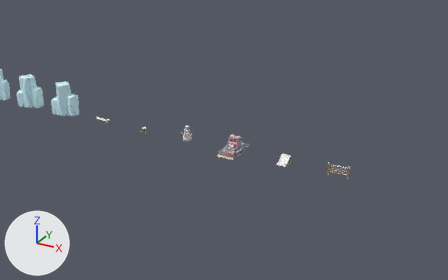
Before and after pictures for a commit that changed the glTF model assets/obstacles.glb.
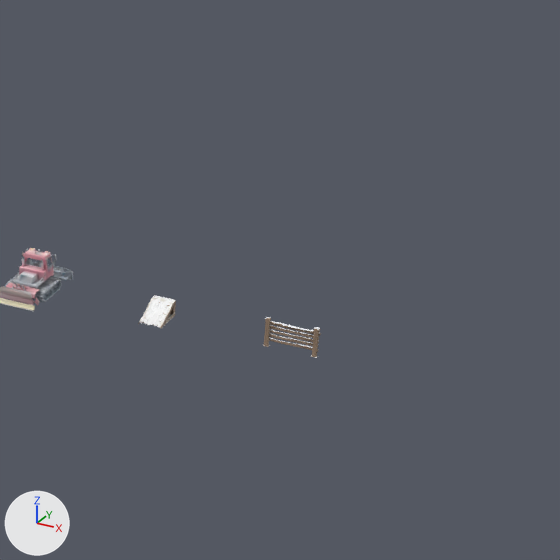
Each version appears first from a 50 mm camera at (206.6, -73.0, 38.1) aimed at (171.7, -9.5, 6.4), and next in a close-up on the part from 49% to 100% of the width and 12% to 93% of the height. The lights are fixed; the arrows at lower left show +X, +Y and +Z. The last two pictures show the newer version.

The scene before the commit, as lines of its bpy script (objects in view):
```python
me_cat = bpy.data.meshes.new('cat')
me_cat.from_pydata(...)  # 2920 vertices, 7999 faces; spans x -1.45..1.45, y -2.6..2.6, z 0.0..2.6
me_cat.materials.append(mat_defaultmaterial_021)
me_fence = bpy.data.meshes.new('fence')
me_fence.from_pydata(...)  # 894 vertices, 1800 faces; spans x -1.58..1.58, y -0.17..0.17, z 0.0..1.75
me_fence.materials.append(mat_defaultmaterial_023)
me_ramp = bpy.data.meshes.new('ramp')
me_ramp.from_pydata(...)  # 630 vertices, 1218 faces; spans x -0.74..0.74, y -1.13..1.13, z 0.0..1.0
me_ramp.materials.append(mat_defaultmaterial_022)
ob_cat = bpy.data.objects.new('cat', me_cat)
ob_cat.location = (168.0, 0.0, 0.0)
ob_fence = bpy.data.objects.new('fence', me_fence)
ob_fence.location = (184.0, 0.0, 0.0)
ob_ramp = bpy.data.objects.new('ramp', me_ramp)
ob_ramp.location = (176.0, 0.0, 0.0)
```
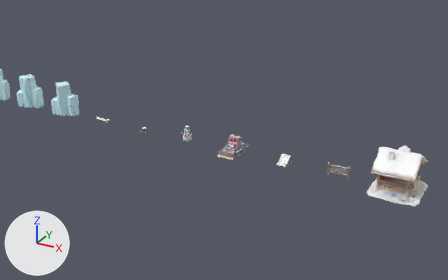
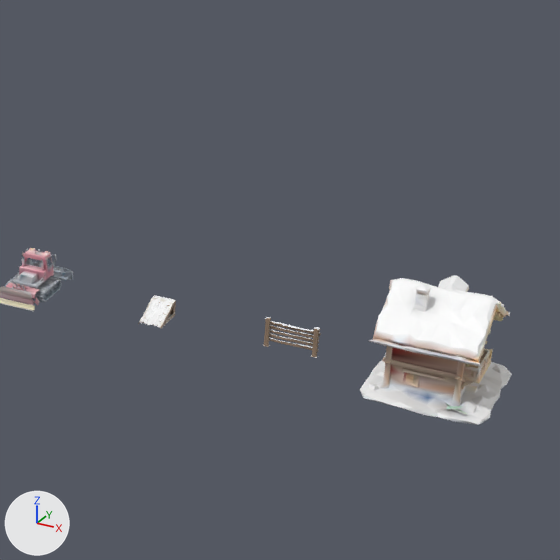
The change, as a diff of the scene's bpy script:
```diff
--- a/assets/obstacles.glb.py
+++ b/assets/obstacles.glb.py
@@ mat_defaultmaterial_024 @@
+mat_defaultmaterial_024 = bpy.data.materials.new('DefaultMaterial.024')
+mat_defaultmaterial_024.use_nodes = True; mat_defaultmaterial_024.node_tree.nodes.clear()
+_N = mat_defaultmaterial_024.node_tree.nodes; _L = mat_defaultmaterial_024.node_tree.links
+n0 = _N.new('ShaderNodeOutputMaterial'); n0.name = 'Material Output'
+n1 = _N.new('ShaderNodeBsdfPrincipled'); n1.name = 'Principled BSDF'
+n2 = _N.new('ShaderNodeVertexColor'); n2.name = 'Color Attribute'
+_L.new(n1.outputs[0], n0.inputs[0])  # 'BSDF' to 'Surface'
+_L.new(n2.outputs[0], n1.inputs[0])  # 'Color' to 'Base Color'
@@ me_hut @@
+me_hut.from_pydata(...)  # 1136 vertices, 2393 faces; spans x -3.35..3.35, y -3.67..3.67, z 0.0..6.0
+me_hut.materials.append(mat_defaultmaterial_024)
@@ ob_hut @@
+ob_hut = bpy.data.objects.new('hut', me_hut)
+ob_hut.location = (192.0, 0.0, 0.0)
```

Changed parts and their boxes (x1, y1, x2, y2) in the close-ups (560 x 560 px):
'hut', added
    after: (360, 275, 512, 425)
